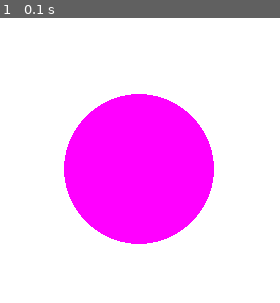
Above: before the commit, frame 1.
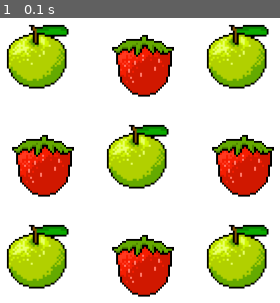
Above: after the commit, the same moment.

Repository: YogiSunil/Pygame
Game: pygame game, started from game.py
Same seed, same stepped clock (60 frames per second), same inputs: the game is played once before the commit and once after it.
Inputs:
- Up to frame 1 (0.1 s): no input

The runs differ from the first frame. In frame 1, 51% of the frame differs, in the area x 2-98%, y 2-98%.

Commit message:
Callange 2

Diff:
--- a/game.py
+++ b/game.py
@@ -1,13 +1,56 @@
+# Import and initialize pygame
 import pygame
+
+# Initialize Pygame
 pygame.init()
-screen = pygame.display.set_mode([500,500])
+
+# Configure the screen
+screen = pygame.display.set_mode([500, 500])
+pygame.display.set_caption("Drawing Objects and Images")
+
+# Define the GameObject class
+class GameObject(pygame.sprite.Sprite):
+    def __init__(self, x, y, image):
+        super(GameObject, self).__init__()
+        self.surf = pygame.image.load(image)
+        self.x = x
+        self.y = y
+
+    def render(self, screen):
+        screen.blit(self.surf, (self.x, self.y))
+
+# Create instances of GameObject for apples and strawberries
+objects = [
+     GameObject(100, 100, 'apple.png'),    # Top left apple
+    GameObject(200, 100, 'strawberry.png'), # Top middle strawberry
+    GameObject(300, 100, 'apple.png'),    # Top right apple
+
+    GameObject(100, 200, 'strawberry.png'), # Middle left strawberry
+    GameObject(200, 200, 'apple.png'),    # Middle center apple
+    GameObject(300, 200, 'strawberry.png'), # Middle right strawberry
+
+    GameObject(100, 300, 'apple.png'),    # Bottom left apple
+    GameObject(200, 300, 'strawberry.png'), # Bottom middle strawberry
+    GameObject(300, 300, 'apple.png')     # Bottom right apple
+]
+
+# Create the game loop
 running = True
-
 while running:
+    # Check for events and handle quitting
     for event in pygame.event.get():
         if event.type == pygame.QUIT:
             running = False
 
-    screen.fill((255,255,255))
-    pygame.draw.circle(screen,(255,0,255),(250,250),75)
+    # Clear the screen to white
+    screen.fill((255, 255, 255))
+
+    # Render each game object
+    for obj in objects:
+        obj.render(screen)
+
+    # Update the display
     pygame.display.flip()
+
+# Quit Pygame
+pygame.quit()
Binary file added: apple.png
Binary file added: strawberry.png
